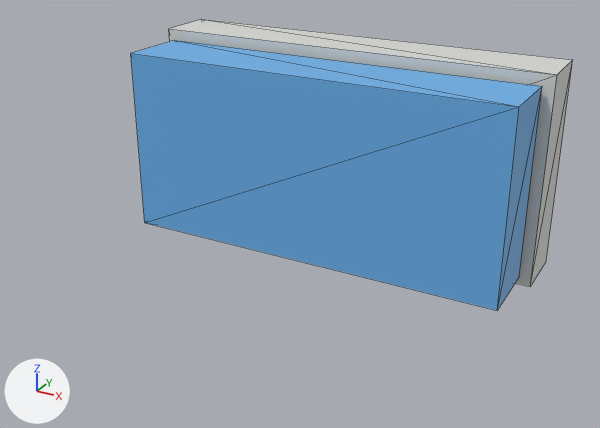
Two versions of the glTF model public/models/city-pack/bus_stop.glb, one commit apart.
The view is the same before and after, from a 50 mm lens placed at (3.41, -7.59, 2.72), pointed at (-0.01, -1.38, -0.39). The lights are fixed; the arrows at lower left show +X, +Y and +Z. The picture after the commit comes second. Mesh edges are drawn as thin lines. Where no turn or scale is listed for an object, it has been applied to the vertices.

The first picture shows 'g0', 'g1'.
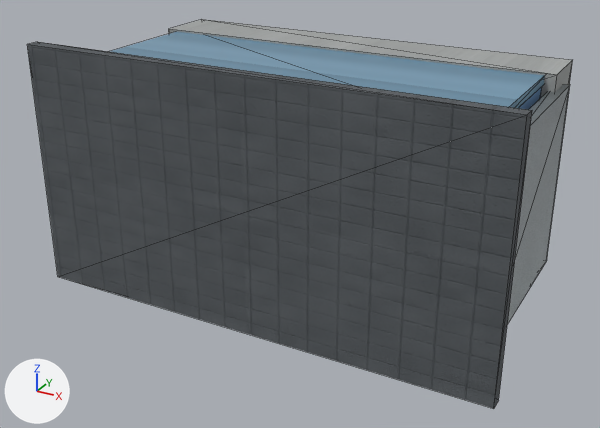
Changed parts and their boxes [x1, y1, x2, y2] in the pictures (600 x 428 px):
'roof', added: after [27, 42, 532, 409]
'g1', recoloured (darker): [519, 87, 542, 110] in both
'g0', recoloured (white to grey): [169, 19, 573, 97] in both
'glass', added (blue): after [109, 32, 545, 108]
'steel', added: after [507, 84, 570, 324]

What the commit changed:
Picture 'cement_metal_rough.0e60168b89fc.png' (img_cement_metal_rough_0e60168b89fc_png) is new.
Picture 'cement_base.d2ed599c1ae0.png' (img_cement_base_d2ed599c1ae0_png) is new.
Picture 'cement_normal.b79c96571d4c.png' (img_cement_normal_b79c96571d4c_png) is new.
Picture 'bluepaint_base.df753f10bddd.png' (img_bluepaint_base_df753f10bddd_png) is new.
Picture 'bluepaint_normal.14fbb3029693.png' (img_bluepaint_normal_14fbb3029693_png) is new.
Picture 'bluepaint_metal_rough.caf26be9e8ae.png' (img_bluepaint_metal_rough_caf26be9e8ae_png) is new.
Picture 'roof_base.0531b387d38f.png' (img_roof_base_0531b387d38f_png) is new.
Picture 'roof_normal.d2e058028b50.png' (img_roof_normal_d2e058028b50_png) is new.
Picture 'roof_metal_rough.dca416f9d57b.png' (img_roof_metal_rough_dca416f9d57b_png) is new.
Picture 'steel_metal_rough.928f8bcbe430.png' (img_steel_metal_rough_928f8bcbe430_png) is new.
Picture 'steel_base.736cd9371f6f.png' (img_steel_base_736cd9371f6f_png) is new.
Picture 'steel_normal.589b96e45df2.png' (img_steel_normal_589b96e45df2_png) is new.
Picture 'glass_normal.34c42d324d50.png' (img_glass_normal_34c42d324d50_png) is new.
Picture 'glass_base.2057118dcc50.png' (img_glass_base_2057118dcc50_png) is new.
Picture 'glass_metal_rough.5bafd28736fc.png' (img_glass_metal_rough_5bafd28736fc_png) is new.
Material 'cement' (mat_cement) is new.
Uses the picture img_cement_base_d2ed599c1ae0_png.
Uses the picture img_cement_metal_rough_0e60168b89fc_png.
Uses the picture img_cement_normal_b79c96571d4c_png.
Material 'bluepaint' (mat_bluepaint) is new.
Uses the picture img_bluepaint_base_df753f10bddd_png.
Uses the picture img_bluepaint_metal_rough_caf26be9e8ae_png.
Uses the picture img_bluepaint_normal_14fbb3029693_png.
Material 'roof' (mat_roof) is new.
Uses the picture img_roof_base_0531b387d38f_png.
Uses the picture img_roof_metal_rough_dca416f9d57b_png.
Uses the picture img_roof_normal_d2e058028b50_png.
Material 'steel' (mat_steel) is new.
Uses the picture img_steel_base_736cd9371f6f_png.
Uses the picture img_steel_metal_rough_928f8bcbe430_png.
Uses the picture img_steel_normal_589b96e45df2_png.
Material 'glass' (mat_glass) is new.
Uses the picture img_glass_base_2057118dcc50_png.
Uses the picture img_glass_metal_rough_5bafd28736fc_png.
Uses the picture img_glass_normal_34c42d324d50_png.
me_g0 has 8 vertices, 12 faces and spans x -2.0..2.0, y -0.6..0.0, z -1.0..1.0.
me_g0 is used by ob_g0; location (0.0, 0.0, 0.0).
me_g0 no longer uses material mat_defaultmaterial.
me_g0 part 2: vertex colours changed.
me_g0 gains material mat_cement.
me_g1 has 8 vertices, 12 faces and spans x -1.9..1.9, y -1.35..-0.65, z -0.9..0.9.
me_g1 is used by ob_g1; location (0.0, 0.0, 0.0).
me_g1 no longer uses material mat_defaultmaterial_001.
me_g1 part 1: vertex colours changed.
me_g1 gains material mat_bluepaint.
Mesh me_roof is new.
It is a box spanning x -2.2..2.2, y -2.36..-2.24, z -1.15..1.15.
It uses material mat_roof.
Mesh me_steel is new.
It consists of a box spanning x -2.06..-1.94, y -2.3..-0.3, z -0.85..0.85; a box spanning x 1.94..2.06, y -2.3..-0.3, z -0.85..0.85.
It uses material mat_steel.
Mesh me_glass is new.
It is a box spanning x -1.9..1.9, y -2.28..-0.42, z 0.9..0.98.
It uses material mat_glass.
Object 'roof' (ob_roof) is new; it shows me_roof.
Its location is (0.0, 0.0, 0.0).
Object 'steel' (ob_steel) is new; it shows me_steel.
Its location is (0.0, 0.0, 0.0).
Object 'glass' (ob_glass) is new; it shows me_glass.
Its location is (0.0, 0.0, 0.0).
